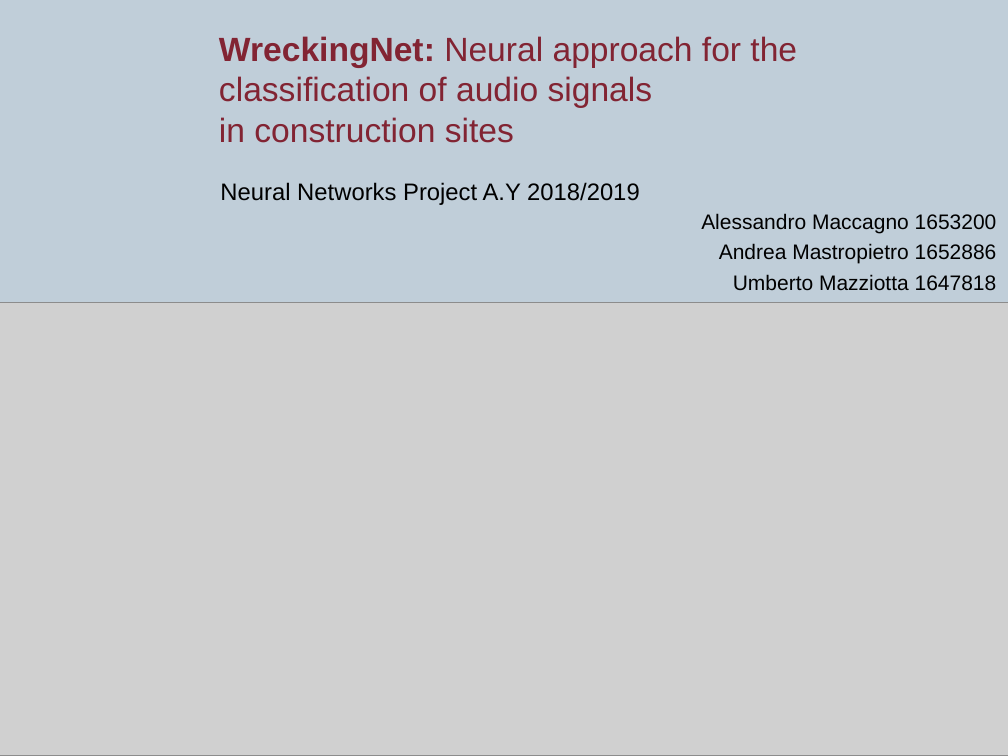
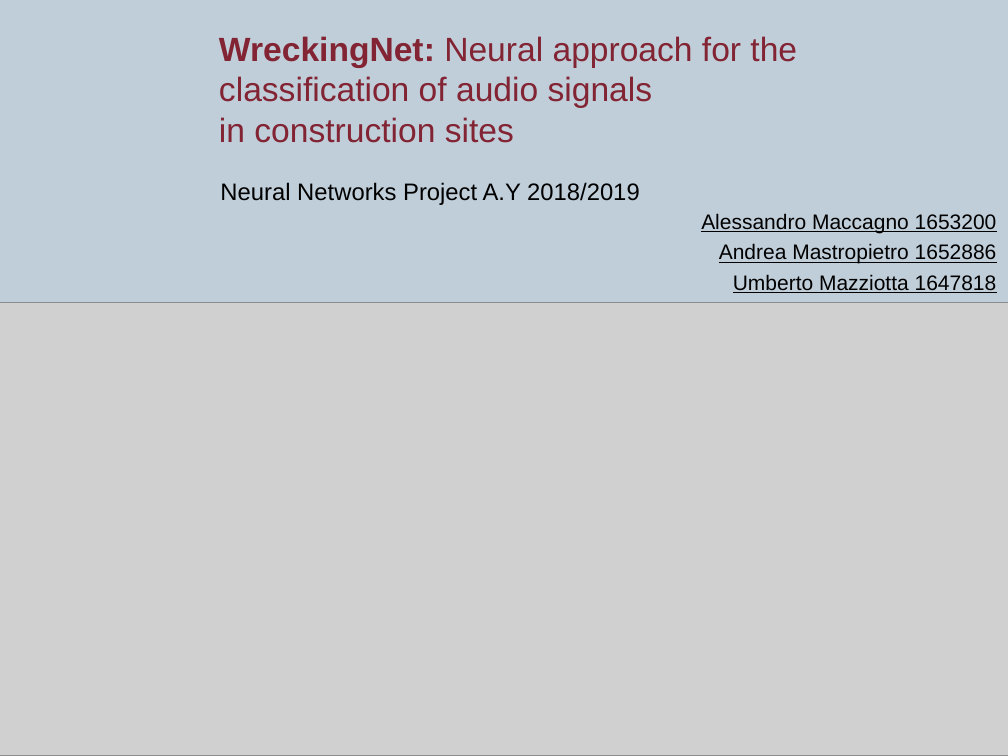
Before and after one commit to AndMastro/WreckingNet, a slide deck: slide 1 of docs/presentations/Presentation.ppt. Drawn at 1008x756 pixels with LibreOffice and Linux fonts; fonts in the diff are those of the drawing; grey boxes stand for pictures. Boxes give left, top, right and bottom in pixels: in the first picture for what was removed or moved away, otherwise in the second. Text is boxed around its words. In the diff, an @@ line names an element or a change of style, - is before the commit and + after.

```diff
--- a/docs/presentations/Presentation.ppt
+++ b/docs/presentations/Presentation.ppt
@@ text "Alessandro Maccagno 1653200" at <box>701,213,997,293</box>: underline on @@
```
Also in this commit, not shown: 2 other slides changed, 5 slides added, 4 other files.
